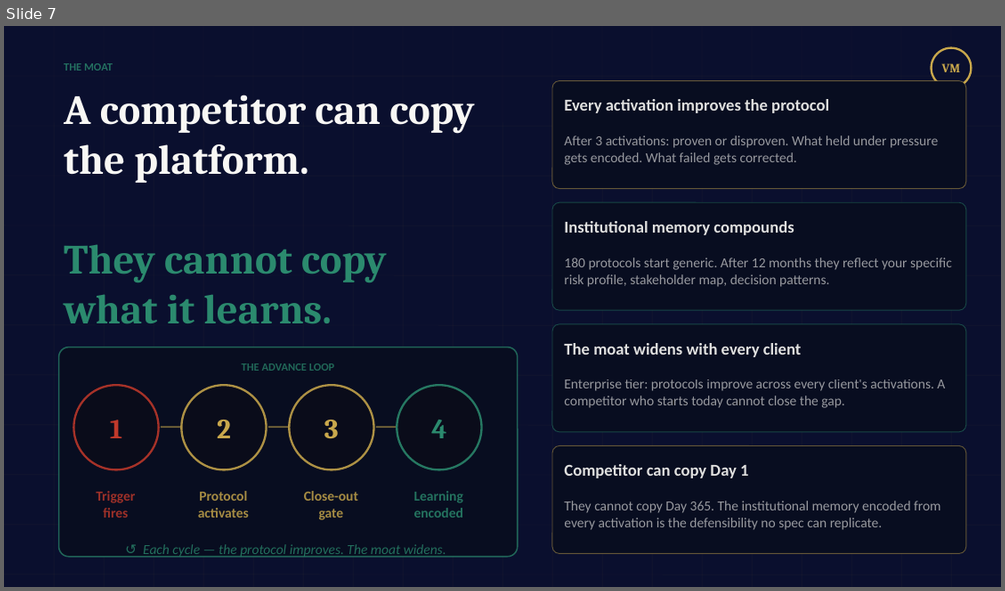
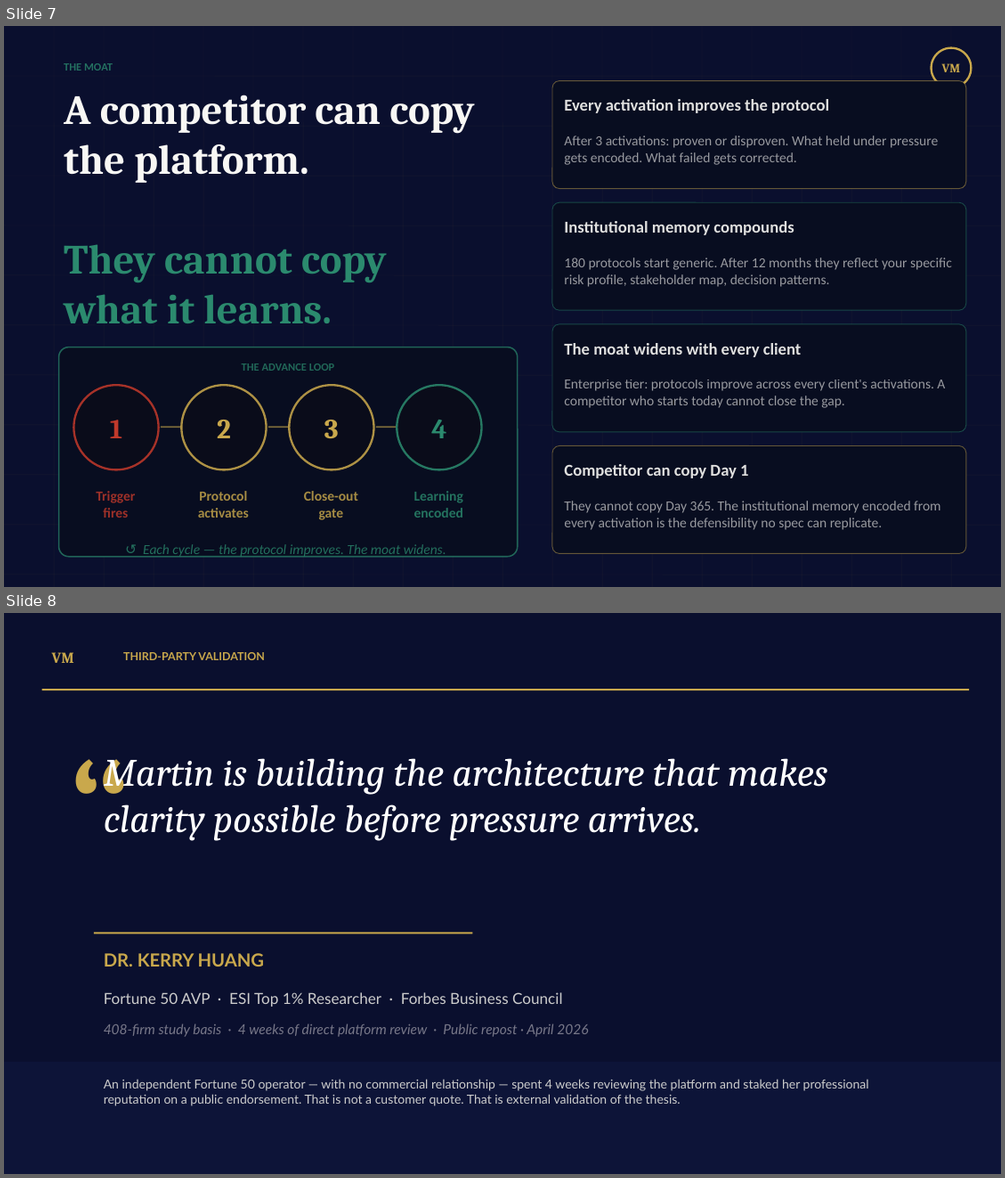
Before and after one commit to mbrunke18/CodePlatform1, a slide deck: attached_assets/readiness_os_vc_pitch_v2.pptx. Shown one above the other, each under a label of ours: slide 7 before the commit, slides 7 and 8 after it. The pictures are 1005x591 and 1005x1178 pixels, drawn with LibreOffice and Linux fonts; fonts in the diff are those of the drawing. Boxes give left, top, right and bottom in pixels: in the first picture for what was removed or moved away, otherwise in the second. Text is boxed around its words. In the diff, an @@ line names an element or a change of style, - is before the commit and + after.

```diff
--- a/attached_assets/readiness_os_vc_pitch_v2.pptx
+++ b/attached_assets/readiness_os_vc_pitch_v2.pptx
@@ slide 8 added at bbox=[4, 613, 1001, 1174], background #0A0F2E @@
@@ text added at bbox=[52, 652, 74, 663], 11 pt, text #C9A84C, bold @@
+VM
@@ text added at bbox=[123, 652, 265, 660], 8 pt, text #C9A84C, bold @@
+THIRD-PARTY VALIDATION
@@ rectangle added at bbox=[42, 689, 969, 690], fill #C9A84C @@
@@ text added at bbox=[59, 701, 159, 820], 120 pt, text #C9A84C @@
+“
@@ text added at bbox=[104, 758, 827, 841], 28 pt, text #FFFFFF, italic @@
+Martin is building the architecture that makes clarity possible before pressure arrives.
@@ rectangle added at bbox=[94, 932, 472, 934], fill #C9A84C @@
@@ text added at bbox=[104, 953, 264, 966], 13 pt, text #C9A84C, bold @@
+DR. KERRY HUANG
@@ text added at bbox=[104, 992, 562, 1006], 11 pt, text #CCCCCC @@
+Fortune 50 AVP · ESI Top 1% Researcher · Forbes Business Council
@@ text added at bbox=[104, 1023, 588, 1037], 10 pt, text #777788, italic @@
+408-firm study basis · 4 weeks of direct platform review · Public repost · April 2026
@@ rectangle added at bbox=[4, 1062, 1001, 1173], fill #0D1438 @@
@@ text added at bbox=[104, 1078, 869, 1106], 9 pt, text #CCCCCC @@
+An independent Fortune 50 operator — with no commercial relationship — spent 4 weeks reviewing the platform and staked her professional reputation on a public endorsement. That is not a customer quote. That is external validation of the thesis.
```
Also in this commit, not shown: 1 slide removed, 1 other file.
